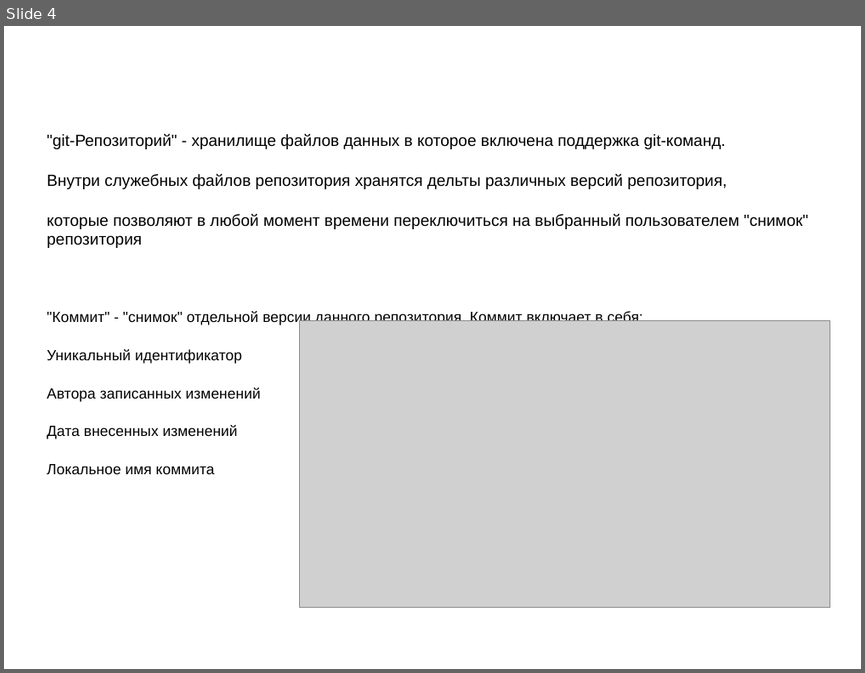
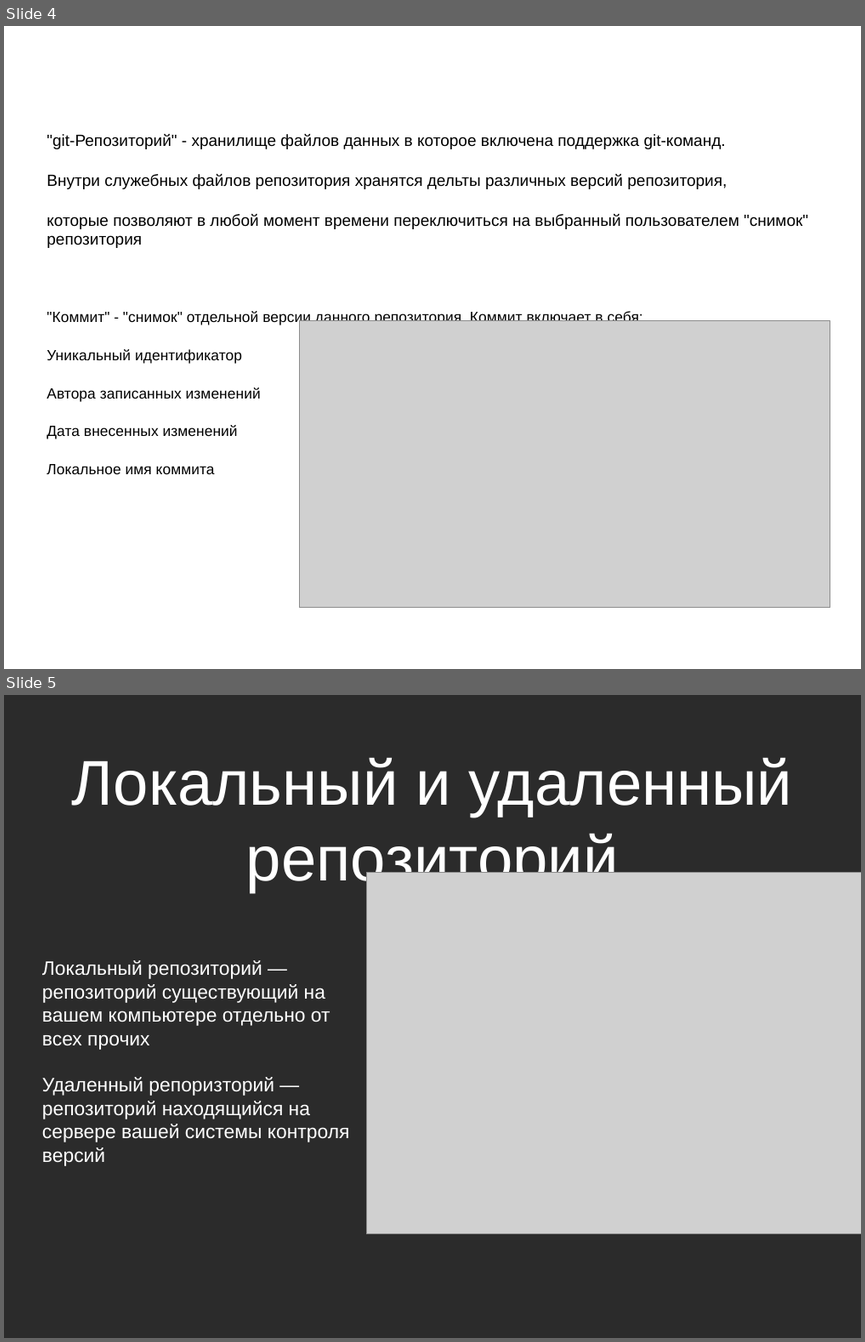
Before and after one commit to pohaha/github_for_my_university, a slide deck: Презентация/Презентация к докладу.odp. Shown one above the other, each under a label of ours: slide 4 before the commit, slides 4 and 5 after it. The pictures are 865x673 and 865x1342 pixels, drawn with LibreOffice and Linux fonts; fonts in the diff are those of the drawing; grey boxes stand for pictures; background and template pictures are left out; a plain dark background stands for a picture behind light text. Boxes give left, top, right and bottom in pixels: in the first picture for what was removed or moved away, otherwise in the second. Text is boxed around its words. In the diff, an @@ line names an element or a change of style, - is before the commit and + after.

Commit message:
5 slide

```diff
--- a/Презентация/Презентация к докладу.odp
+++ b/Презентация/Презентация к докладу.odp
@@ slide 5 added at (x1=4, y1=695, x2=861, y2=1338), background picture (left out) @@
@@ title added at (x1=72, y1=757, x2=792, y2=892), 58.6 pt, text #FFFFFF @@
+Локальный и удаленный репозиторий
@@ picture added at (x1=366, y1=873, x2=861, y2=1234) @@
@@ text added at (x1=42, y1=960, x2=350, y2=1166), 18 pt, text #FFFFFF @@
+Локальный репозиторий — репозиторий существующий на вашем компьютере отдельно от всех прочих
+Удаленный репоризторий — репозиторий находящийся на сервере вашей системы контроля версий
```
Also in this commit, not shown: 1 other slide added, 3 other files.
